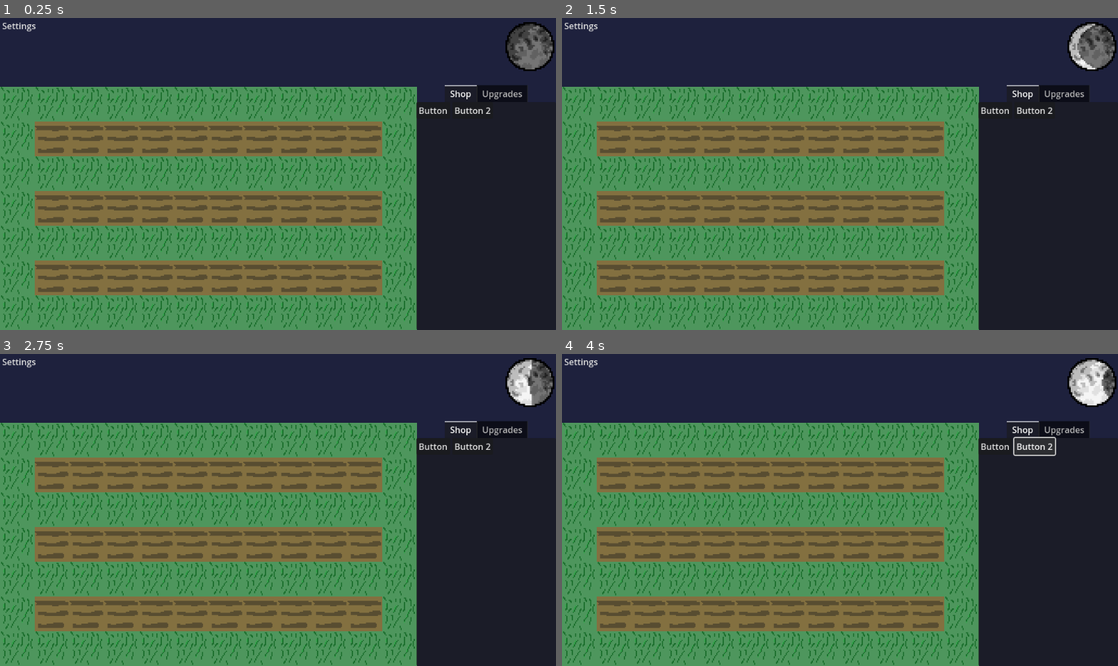
Above: before the commit, frames 1-4 (two rows, left to right).
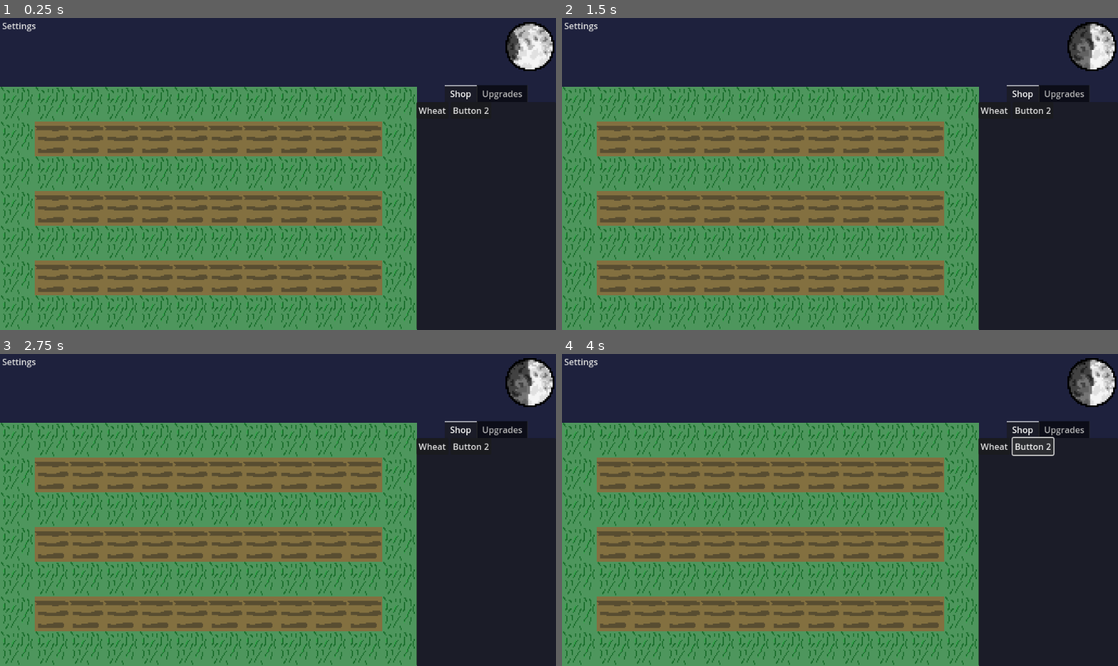
Above: after the commit, the same moments.

Repository: TalesOfXanthar/Wheather
Game: Godot game, scene res://scenes/main.tscn
The game is run twice, just before and just after one commit, with the same random seed, the same clock (stepped at 60 frames per second) and the same inputs.
Inputs (mouse positions are in pixels of both pictures, inside the frame that each line leads up to):
- Up to frame 1 (0.25 s): no input
- Up to frame 2 (1.5 s): click (612, 139) at 0.52 s; click (1090, 46) at 1.27 s
- Up to frame 3 (2.75 s): click (528, 382) at 2.02 s
- Up to frame 4 (4 s): click "Button" (after the commit: "Wheat") at 2.75 s; click "Button 2" at 3.5 s

The runs differ from the first frame. In frame 1, 1.0% of the frame differs, in the area x 75-100%, y 1-31%; in frame 2, 0.9%; in frame 3, 1.0%; in frame 4, 0.8%.

Commit message:
moon functionality
right clicking the moon speeds things up left clicking it slows things down

Diff:
--- a/scenes/UI.tscn
+++ b/scenes/UI.tscn
@@ -44,7 +44,7 @@
 
 [node name="Wheat Button" type="Button" parent="TabContainer/Shop"]
 layout_mode = 2
-text = "Button"
+text = "Wheat"
 
 [node name="Carrot Button" type="Button" parent="TabContainer/Shop"]
 layout_mode = 2
--- a/scenes/main.tscn
+++ b/scenes/main.tscn
@@ -32,10 +32,6 @@
 tile_map_data = PackedByteArray("AAAAAAMAAAAAAAAAAAAAAAQAAAAAAAAAAAAAAAUAAAAAAAAAAAAAAAYAAAAAAAAAAAAAAAcAAAAAAAAAAAAAAA …(1264 unchanged characters)…
 tile_set = SubResource("TileSet_vegmu")
 
-[node name="Placeholder Crop" parent="." instance=ExtResource("2_dvh1x")]
-top_level = true
-position = Vector2(96, 224)
-
 [node name="Camera2D" type="Camera2D" parent="."]
 position = Vector2(512, 288)
 rotation = 3.14159
@@ -47,3 +43,125 @@
 scale = Vector2(3, 3)
 
 [node name="UI" parent="." instance=ExtResource("5_tbgi4")]
+
+[node name="CropScenes" type="Node" parent="."]
+
+[node name="Placeholder Crop" parent="CropScenes" instance=ExtResource("2_dvh1x")]
+top_level = true
+position = Vector2(96, 224)
+
+[node name="Placeholder Crop2" parent="CropScenes" instance=ExtResource("2_dvh1x")]
+top_level = true
+position = Vector2(160, 224)
+
+[node name="Placeholder Crop3" parent="CropScenes" instance=ExtResource("2_dvh1x")]
+top_level = true
+position = Vector2(224, 224)
+
+[node name="Placeholder Crop4" parent="CropScenes" instance=ExtResource("2_dvh1x")]
+top_level = true
+position = Vector2(288, 224)
+
+[node name="Placeholder Crop5" parent="CropScenes" instance=ExtResource("2_dvh1x")]
+top_level = true
+position = Vector2(352, 224)
+
+[node name="Placeholder Crop6" parent="CropScenes" instance=ExtResource("2_dvh1x")]
+top_level = true
+position = Vector2(416, 224)
+
+[node name="Placeholder Crop7" parent="CropScenes" instance=ExtResource("2_dvh1x")]
+top_level = true
+position = Vector2(480, 224)
+
+[node name="Placeholder Crop8" parent="CropScenes" instance=ExtResource("2_dvh1x")]
+top_level = true
+position = Vector2(544, 224)
+
+[node name="Placeholder Crop9" parent="CropScenes" instance=ExtResource("2_dvh1x")]
+top_level = true
+position = Vector2(608, 224)
+
+[node name="Placeholder Crop10" parent="CropScenes" instance=ExtResource("2_dvh1x")]
+top_level = true
+position = Vector2(672, 224)
+
+[node name="Placeholder Crop11" parent="CropScenes" instance=ExtResource("2_dvh1x")]
+top_level = true
+position = Vector2(96, 352)
+
+[node name="Placeholder Crop12" parent="CropScenes" instance=ExtResource("2_dvh1x")]
+top_level = true
+position = Vector2(160, 352)
+
+[node name="Placeholder Crop13" parent="CropScenes" instance=ExtResource("2_dvh1x")]
+top_level = true
+position = Vector2(224, 352)
+
+[node name="Placeholder Crop14" parent="CropScenes" instance=ExtResource("2_dvh1x")]
+top_level = true
+position = Vector2(288, 352)
+
+[node name="Placeholder Crop15" parent="CropScenes" instance=ExtResource("2_dvh1x")]
+top_level = true
+position = Vector2(352, 352)
+
+[node name="Placeholder Crop16" parent="CropScenes" instance=ExtResource("2_dvh1x")]
+top_level = true
+position = Vector2(416, 352)
+
+[node name="Placeholder Crop17" parent="CropScenes" instance=ExtResource("2_dvh1x")]
+top_level = true
+position = Vector2(480, 352)
+
+[node name="Placeholder Crop18" parent="CropScenes" instance=ExtResource("2_dvh1x")]
+top_level = true
+position = Vector2(544, 352)
+
+[node name="Placeholder Crop19" parent="CropScenes" instance=ExtResource("2_dvh1x")]
+top_level = true
+position = Vector2(608, 352)
+
+[node name="Placeholder Crop20" parent="CropScenes" instance=ExtResource("2_dvh1x")]
+top_level = true
+position = Vector2(672, 352)
+
+[node name="Placeholder Crop21" parent="CropScenes" instance=ExtResource("2_dvh1x")]
+top_level = true
+position = Vector2(96, 480)
+
+[node name="Placeholder Crop22" parent="CropScenes" instance=ExtResource("2_dvh1x")]
+top_level = true
+position = Vector2(160, 480)
+
+[node name="Placeholder Crop23" parent="CropScenes" instance=ExtResource("2_dvh1x")]
+top_level = true
+position = Vector2(224, 480)
+
+[node name="Placeholder Crop24" parent="CropScenes" instance=ExtResource("2_dvh1x")]
+top_level = true
+position = Vector2(288, 480)
+
+[node name="Placeholder Crop25" parent="CropScenes" instance=ExtResource("2_dvh1x")]
+top_level = true
+position = Vector2(352, 480)
+
+[node name="Placeholder Crop26" parent="CropScenes" instance=ExtResource("2_dvh1x")]
+top_level = true
+position = Vector2(416, 480)
+
+[node name="Placeholder Crop27" parent="CropScenes" instance=ExtResource("2_dvh1x")]
+top_level = true
+position = Vector2(480, 480)
+
+[node name="Placeholder Crop28" parent="CropScenes" instance=ExtResource("2_dvh1x")]
+top_level = true
+position = Vector2(544, 480)
+
+[node name="Placeholder Crop29" parent="CropScenes" instance=ExtResource("2_dvh1x")]
+top_level = true
+position = Vector2(608, 480)
+
+[node name="Placeholder Crop30" parent="CropScenes" instance=ExtResource("2_dvh1x")]
+top_level = true
+position = Vector2(672, 480)
--- a/scenes/moon.tscn
+++ b/scenes/moon.tscn
@@ -67,8 +67,6 @@
 "speed": 5.0
 }]
 
-[sub_resource type="GDScript" id="GDScript_fyi6v"]
-
 [node name="Clock Cycle" type="Node2D"]
 script = ExtResource("1_q6it2")
 
@@ -76,9 +74,25 @@
 sprite_frames = SubResource("SpriteFrames_tdk27")
 frame = 5
 frame_progress = 0.943887
-script = SubResource("GDScript_fyi6v")
 
-[node name="Timer" type="Timer" parent="."]
+[node name="TimeSpeedLeftButton" type="Button" parent="Moon"]
+visibility_layer = 0
+offset_left = -16.0
+offset_top = -16.0
+offset_right = 16.0
+offset_bottom = 16.0
+
+[node name="TimeSpeedRightButton" type="Button" parent="Moon"]
+visibility_layer = 0
+offset_left = -16.0
+offset_top = -16.0
+offset_right = 16.0
+offset_bottom = 16.0
+button_mask = 2
+
+[node name="MoonTimer" type="Timer" parent="."]
 autostart = true
 
-[connection signal="timeout" from="Timer" to="." method="_on_timer_timeout"]
+[connection signal="pressed" from="Moon/TimeSpeedLeftButton" to="." method="_on_time_speed_left_button_pressed"]
+[connection signal="pressed" from="Moon/TimeSpeedRightButton" to="." method="_on_time_speed_right_button_pressed"]
+[connection signal="timeout" from="MoonTimer" to="." method="_on_timer_timeout"]
--- a/scenes/placeholder_crop.tscn
+++ b/scenes/placeholder_crop.tscn
@@ -3,7 +3,7 @@
 [ext_resource type="Script" uid="uid://d4gr35n32udag" path="res://scripts/placeholder_crop.gd" id="1_pauwt"]
 [ext_resource type="Texture2D" uid="uid://bf2y6572yp06x" path="res://assets/carrot_spritesheet.png" id="2_1iseo"]
 [ext_resource type="Texture2D" uid="uid://bvjbngnqj123j" path="res://assets/wheat_spritesheet.png" id="2_o6suj"]
-[ext_resource type="Script" uid="uid://cwsqv66qn2idc" path="res://scripts/node.gd" id="3_5xma4"]
+[ext_resource type="Script" uid="uid://cwsqv66qn2idc" path="res://scripts/plant_dictionary.gd" id="3_5xma4"]
 
 [sub_resource type="AtlasTexture" id="AtlasTexture_s6sgs"]
 atlas = ExtResource("2_1iseo")
@@ -61,7 +61,7 @@
 "texture": null
 }],
 "loop": true,
-"name": &"Nothing",
+"name": &"Ground",
 "speed": 5.0
 }, {
 "frames": [{
@@ -91,7 +91,7 @@
 [node name="AnimatedSprite2D" type="AnimatedSprite2D" parent="."]
 position = Vector2(296, 568)
 sprite_frames = SubResource("SpriteFrames_apr6d")
-animation = &"Carrot"
+animation = &"Ground"
 offset = Vector2(-296, -568)
 
 [node name="CropButton" type="Button" parent="AnimatedSprite2D"]
--- a/scripts/global_time_script.gd
+++ b/scripts/global_time_script.gd
@@ -1,3 +1,4 @@
 extends Node
 var globalTimeDilation = 1
 var cursorState = "Ground"
+var playerMoney = 0
--- a/scripts/moon.gd
+++ b/scripts/moon.gd
@@ -1,13 +1,11 @@
 extends Node2D
-@export var time = 0
+@export var time = 5
 
 func _ready():
-	$globalTime
+	$MoonTimer.wait_time = 10
 
 func _process(delta: float) -> void:
-
-
-	$Moon.frame = time
+	pass
 
 
 func _on_timer_timeout() -> void:
@@ -15,3 +13,13 @@
 		time = 0
 	else:
 		time += 1
+	$Moon.frame = time
+
+func _on_time_speed_right_button_pressed():
+	GlobalTimeScript.globalTimeDilation *= 0.5
+	$MoonTimer.wait_time = 10 * GlobalTimeScript.globalTimeDilation
+
+func _on_time_speed_left_button_pressed():
+	GlobalTimeScript.globalTimeDilation *= 2
+	print(GlobalTimeScript.globalTimeDilation)
+	$MoonTimer.wait_time = 10 * GlobalTimeScript.globalTimeDilation
--- a/scripts/placeholder_crop.gd
+++ b/scripts/placeholder_crop.gd
@@ -7,7 +7,6 @@
 # Called when the node enters the scene tree for the first time.
 func _ready() -> void:
 	$AnimatedSprite2D.animation = "Ground"
-	print("step-1")
 
 
 # Called every frame. 'delta' is the elapsed time since the previous frame.
@@ -15,19 +14,26 @@
 	pass
 
 func _on_button_pressed():
-	print("step0")
 	if cropState == "Ground" && GlobalTimeScript.cursorState != "Ground":
-		print("step1")
 		plant_crop()
-	#if frame == 3:
-	#	$".".queue_free()
+	if frame == 3:
+		return_to_ground()
 
 func _on_timer_timeout():
-	frame += 1
+	if frame != 3:
+		frame += 1
 	$AnimatedSprite2D.frame = frame
 
 func plant_crop():
 	cropState = GlobalTimeScript.cursorState
 	$AnimatedSprite2D.animation = cropState
-	$CropGrowthIncrementTimer.wait_time = $PlantDictionaryScript.cropInfoDictionary[cropState]["CropGrowthIncrement"]
+	$CropGrowthIncrementTimer.wait_time = ($PlantDictionaryScript.cropInfoDictionary[cropState]["CropGrowthIncrement"] * GlobalTimeScript.globalTimeDilation)
 	$CropGrowthIncrementTimer.start()
+
+func return_to_ground():
+	GlobalTimeScript.playerMoney += $PlantDictionaryScript.cropInfoDictionary[cropState]["Value"]
+	cropState = "Ground"
+	$AnimatedSprite2D.animation = "Ground"
+	$CropGrowthIncrementTimer.stop()
+	frame = 0
+	print(GlobalTimeScript.playerMoney)
Not shown: 1 places in scenes/moon.tscn that only renumber resources
Renamed: scripts/node.gd -> scripts/plant_dictionary.gd
Renamed: scripts/node.gd.uid -> scripts/plant_dictionary.gd.uid
